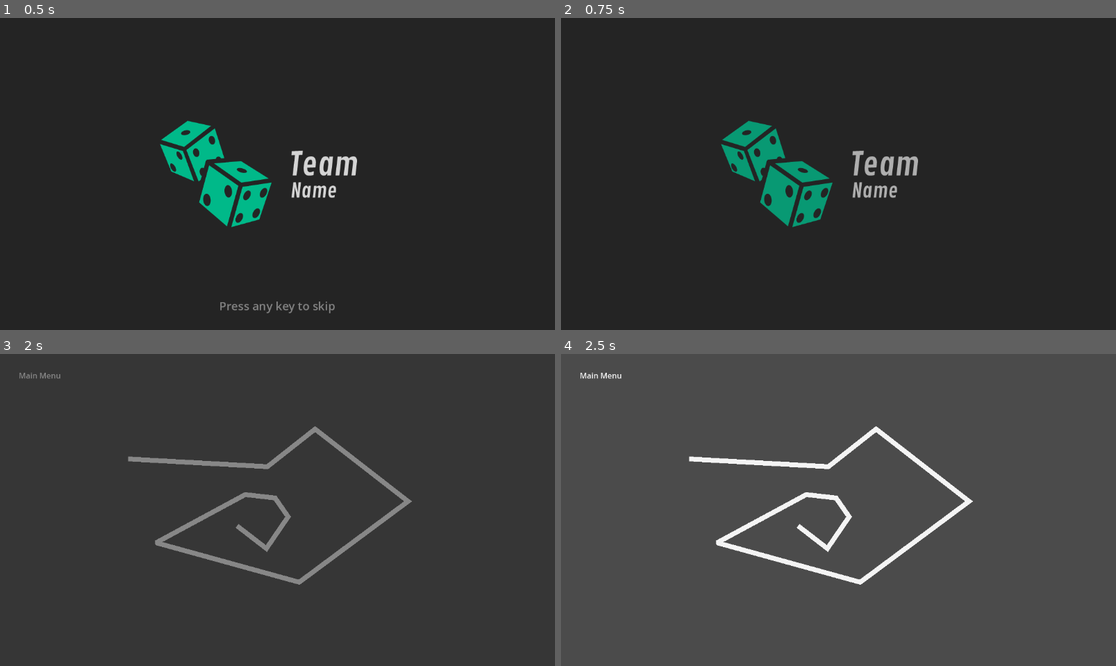
Above: before the commit, frames 1-4 (two rows, left to right).
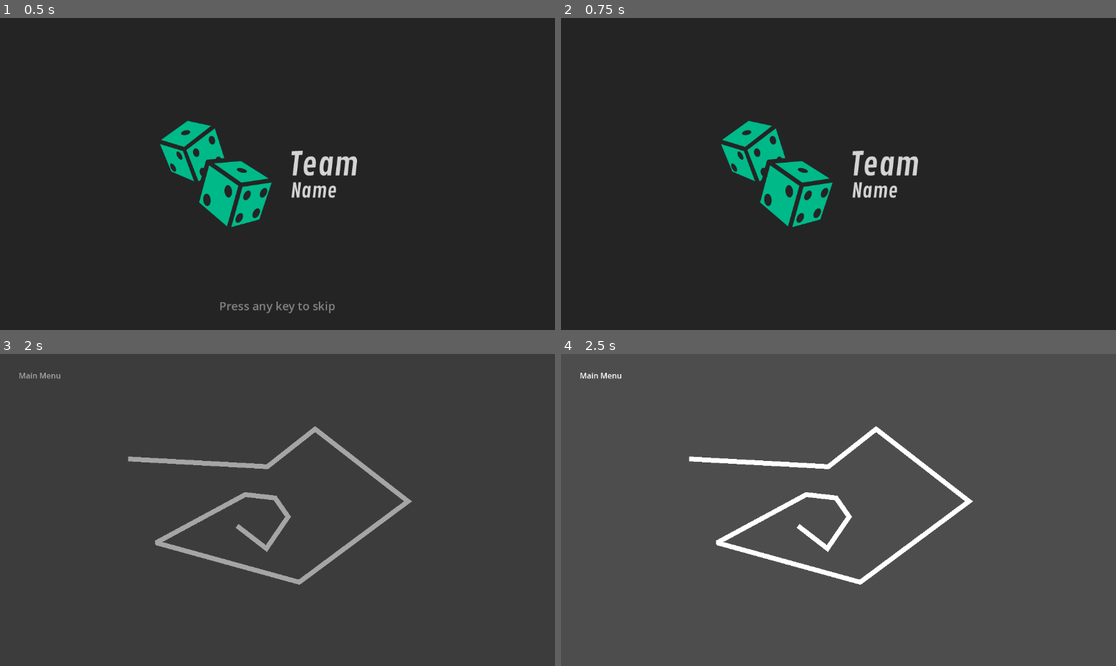
Above: after the commit, the same moments.

Repository: GetSky/Game-Jam-Template-Godot
Game: Godot game, scene res://kernel/kernel.tscn
The game is run twice, just before and just after one commit, with the same random seed, the same clock (stepped at 60 frames per second) and the same inputs.
Inputs:
- Up to frame 1 (0.5 s): no input
- Up to frame 2 (0.75 s): tap Enter at 0.5 s
- Up to frame 3 (2 s): no input
- Up to frame 4 (2.5 s): no input

Frame 1 is identical in both runs. In frame 2, 3.0% of the frame differs, in the area x 28-65%, y 32-67%; in frame 3, 2.2%; in frame 4, less than 0.1%.

Commit message:
added background sound

Diff:
--- a/features/scene_transition/transition_screen.tscn
+++ b/features/scene_transition/transition_screen.tscn
@@ -11,15 +11,31 @@
 tracks/0/interp = 1
 tracks/0/loop_wrap = true
 tracks/0/keys = {
-"times": PackedFloat32Array(0, 1),
-"transitions": PackedFloat32Array(1, 1),
+"times": PackedFloat32Array(0, 0.233333, 1),
+"transitions": PackedFloat32Array(1, 1, 1),
 "update": 0,
-"values": [Color(0.141176, 0.141176, 0.141176, 0), Color(0.141176, 0.141176, 0.141176, 1)]
+"values": [Color(0.141176, 0.141176, 0.141176, 0), Color(0.141176, 0.141176, 0.141176, 0), Color(0.141176, 0.141176, 0.141176, 1)]
+}
+
+[sub_resource type="Animation" id="Animation_rgu4e"]
+length = 0.001
+tracks/0/type = "value"
+tracks/0/imported = false
+tracks/0/enabled = true
+tracks/0/path = NodePath(".:color")
+tracks/0/interp = 1
+tracks/0/loop_wrap = true
+tracks/0/keys = {
+"times": PackedFloat32Array(0),
+"transitions": PackedFloat32Array(1),
+"update": 0,
+"values": [Color(0.141176, 0.141176, 0.141176, 0)]
 }
 
 [sub_resource type="AnimationLibrary" id="AnimationLibrary_67dmy"]
 _data = {
-"Fade Out": SubResource("Animation_v0cyo")
+"Fade Out": SubResource("Animation_v0cyo"),
+"RESET": SubResource("Animation_rgu4e")
 }
 
 [node name="TransitionScreen" type="Control" node_paths=PackedStringArray("animator")]
--- a/features/splash_screen/splash_screen.gd
+++ b/features/splash_screen/splash_screen.gd
@@ -1,6 +1,5 @@
 class_name SplashScreen extends Control
 
-@export var splash_screens_container : Node
 @export var in_time_sec : float = 0.5
 @export var fade_in_time_sec : float = 1.5
 @export var pause_time_sec : float = 1.5
@@ -9,13 +8,18 @@
 @export var load_ui_scene : PackedScene
 @export var load_world_scene : PackedScene
 
+@onready var sound = $BackgroundSound
+@onready var splash_screens_container = $Splashes
+
 @onready var transition_service: SceneTransitionService = Injector.inject(SceneTransitionService)
 
 var splash_screens : Array
 var _tween : Tween
 
+
 func _ready() -> void:
-	get_screens()
+	_get_screens()
+	sound.play()
 	fade()
 
 
@@ -26,6 +30,7 @@
 		if i > 0:
 			splash_screens[i].modulate.a = 0.0
 			_tween.tween_interval(in_time_sec)
+			_tween.tween_callback(sound.play)
 			_tween.tween_property(splash_screens[i], "modulate:a", 1.0, fade_in_time_sec)
 
 		_tween.tween_interval(pause_time_sec)
@@ -38,11 +43,12 @@
 
 	transition_service.set_next_world(load_world_scene).set_next_ui(load_ui_scene).transit()
 
-func get_screens() -> void:
+
+func _get_screens() -> void:
 	splash_screens = splash_screens_container.get_children()
-
 	for i in len(splash_screens):
 		splash_screens[i].modulate.a = 1.0 if i == 0 else 0.0
+
 
 func _unhandled_input(event: InputEvent) -> void:
 	if event.is_pressed():
--- a/features/splash_screen/splash_screen.tscn
+++ b/features/splash_screen/splash_screen.tscn
@@ -7,8 +7,9 @@
 [ext_resource type="Texture2D" uid="uid://vhfcn55wsdy2" path="res://features/splash_screen/assets/game_jam_logo.png" id="4_7a20l"]
 [ext_resource type="Texture2D" uid="uid://t27mjcdflxog" path="res://features/splash_screen/assets/game_logo.png" id="5_echr4"]
 [ext_resource type="Script" path="res://features/splash_screen/tooltip.gd" id="6_2xphx"]
+[ext_resource type="AudioStream" uid="uid://bjpoe201y7rux" path="res://features/splash_screen/assets/audio/show.wav" id="8_qwsiy"]
 
-[node name="SplashScreen" type="Control" node_paths=PackedStringArray("splash_screens_container")]
+[node name="SplashScreen" type="Control"]
 layout_mode = 3
 anchors_preset = 15
 anchor_right = 1.0
@@ -16,7 +17,6 @@
 grow_horizontal = 2
 grow_vertical = 2
 script = ExtResource("1_cwy8u")
-splash_screens_container = NodePath("Splashes")
 load_ui_scene = ExtResource("2_awcnu")
 load_world_scene = ExtResource("3_i2njb")
 
@@ -66,3 +66,8 @@
 text = "Press any key to skip"
 script = ExtResource("6_2xphx")
 time_sec = 0.8
+
+[node name="BackgroundSound" type="AudioStreamPlayer" parent="."]
+stream = ExtResource("8_qwsiy")
+volume_db = -36.0
+bus = &"SFX"
Not shown: 1 places in features/scene_transition/transition_screen.tscn that only renumber resources
Not shown, added: features/splash_screen/assets/audio/show.wav.import
Not shown: 1 places in features/splash_screen/splash_screen.tscn that only renumber resources
Not shown, added: features/splash_screen/assets/audio/show.wav
